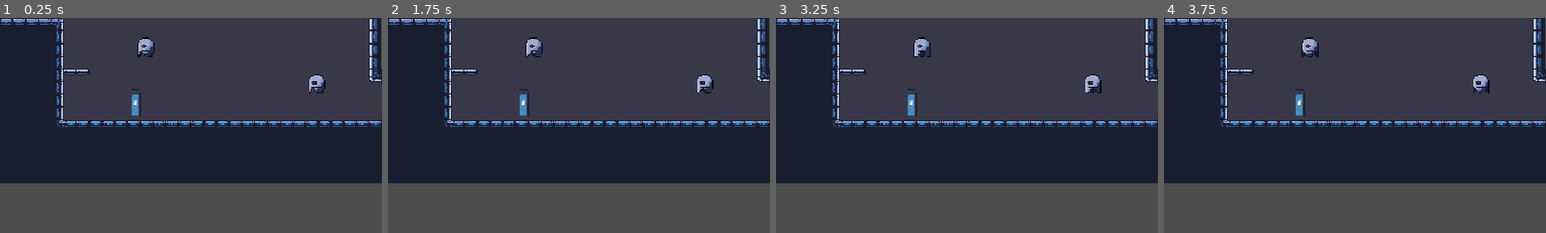
Above: before the commit, frames 1-4 (left to right).
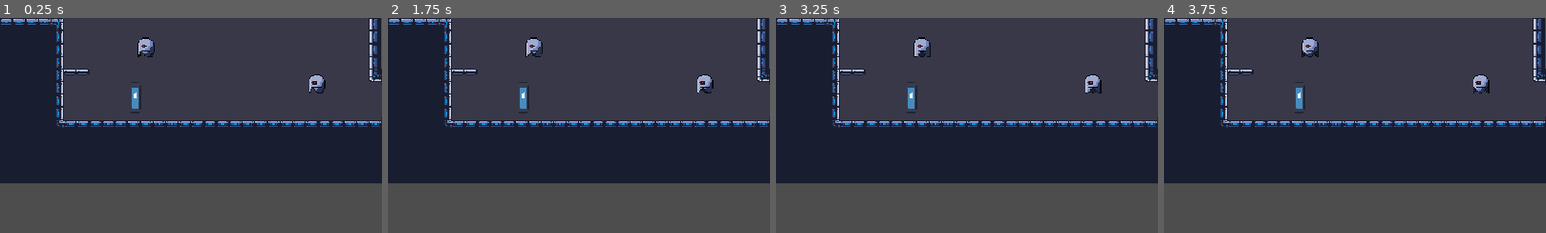
Above: after the commit, the same moments.

Repository: ygda-org/revolver
Game: Godot game, scene res://levels/finalized_levels/big_box.tscn
Same seed, same stepped clock (60 frames per second), same inputs: the game is played once before the commit and once after it. This scene is started directly instead of the project's main scene. The engine's default icon, where the game draws it, is replaced by a stand-in: a white triangle on a blue panel in a dark square. Sound files missing from this copy of the repository are replaced by a short silence.
Inputs (mouse positions are % of the whole screen's width and height, from its top left):
- Up to frame 1 (0.25 s): no input
- Up to frame 2 (1.75 s): tap Enter (ui_accept) at 0.5, 1.25 s; move the mouse to (72, 45) at 0.52 s; hold S (drop) 0.53-1.28 s; hold D (right) from 0.53 s (still down); tap Space (jump) at 0.77, 1.52 s; move the mouse to (30, 55) at 1.27 s; click (30, 55) at 1.35 s
- Up to frame 3 (3.25 s): tap Enter (ui_accept) at 2 s; move the mouse to (60, 28) at 2.02 s; release D (right) at 2.03 s; hold A (left) 2.03-2.78 s; hold S (drop) 2.03-2.78 s; move the mouse to (45, 70) at 2.77 s; hold D (right) from 2.78 s (still down); click (45, 70) at 2.85 s; tap Space (jump) at 3.02 s
- Up to frame 4 (3.75 s): keep holding D (right); move the mouse to (80, 65) at 3.52 s; hold S (drop) from 3.53 s (still down)
The pictures show only the part of the screen within x 0-50%, y 0-50%; the shares and areas given below are measured in that part.

The runs differ from the first frame. In frame 1, 0.1% of the frame differs, in the area x 34-37%, y 32-46%; in frame 2, 0.1%; in frame 3, 0.1%; in frame 4, 0.1%.
Error before the commit: Invalid access to property or key 'global_position' on a base object of type 'Nil'. (res://enemies/trishot/trishot.gd:15)
Error after the commit: Invalid access to property or key 'global_position' on a base object of type 'Nil'. (res://enemies/bouncy_enemy/bouncy_enemy.gd:17)

Commit message:
line of sightsfqwfqwfqw

Diff:
--- a/enemies/bouncy_enemy/bouncy_enemy.gd
+++ b/enemies/bouncy_enemy/bouncy_enemy.gd
@@ -14,12 +14,13 @@
 const DETECTION_RANGE = 200
 
 func _physics_process(delta):
+	$LineOfSight.target_position = GameState.player.global_position - global_position
 	if not is_on_floor():
 		velocity.y = move_toward(velocity.y, MAX_FALL_SPEED, GRAVITY * delta * gravity_curve.sample(abs(velocity.y/MAX_FALL_SPEED)))
 		velocity.x = speed * direction
 	else:
 		velocity.x = 0.0
-		if global_position.distance_to(GameState.player.global_position) < DETECTION_RANGE:
+		if global_position.distance_to(GameState.player.global_position) < DETECTION_RANGE and not $LineOfSight.is_colliding():
 			direction = sign(global_position.direction_to(GameState.player.global_position).x)
 		else:
 			direction = 0.0
--- a/enemies/bouncy_enemy/bouncy_enemy.tscn
+++ b/enemies/bouncy_enemy/bouncy_enemy.tscn
@@ -25,11 +25,14 @@
 shape = SubResource("RectangleShape2D_kegvi")
 
 [node name="JumpWindupTimer" type="Timer" parent="." unique_id=1871435803]
-wait_time = 1.0999999999999999
+wait_time = 1.1
 one_shot = true
 
 [node name="EnemyComponent" parent="." unique_id=920270805 instance=ExtResource("3_yw5vr")]
 health = 30
 repair_add_amount = 0.3
 
+[node name="LineOfSight" type="RayCast2D" parent="." unique_id=1800087248]
+collision_mask = 8
+
 [connection signal="timeout" from="JumpWindupTimer" to="." method="_on_jump_windup_timer_timeout"]
--- a/enemies/dash_enemy/dash_enemy.gd
+++ b/enemies/dash_enemy/dash_enemy.gd
@@ -34,6 +34,6 @@
 	move_and_slide()
 
 func hit():
-	var particles: CPUParticles2D = load("uid://sxegonprvhwk").instantiate()
+	var particles: CPUParticles2D = load("uid://cjjrsuqk6dbgq").instantiate()
 	get_parent().add_child(particles)
-	particles.global_position = global_position + Vector2(0, -4)
+	particles.global_position = global_position + Vector2(0, 7)
--- a/enemies/hit_particles/dash_hit_particles.tscn
+++ b/enemies/hit_particles/dash_hit_particles.tscn
@@ -11,8 +11,10 @@
 
 [node name="HitParticles" type="CPUParticles2D" unique_id=4053749]
 z_index = -1
+emitting = false
 amount = 32
 lifetime = 0.4
+one_shot = true
 explosiveness = 1.0
 emission_shape = 3
 emission_rect_extents = Vector2(15, 5)
--- /dev/null
+++ b/enemies/hit_particles/volcano_hit_particles.tscn
@@ -0,0 +1,36 @@
+[gd_scene format=3 uid="uid://bj2bmynw4swka"]
+
+[ext_resource type="Script" uid="uid://ba4r655ai5uvj" path="res://enemies/hit_particles/hit_particles.gd" id="1_m5gby"]
+
+[sub_resource type="Curve" id="Curve_nq6l0"]
+_data = [Vector2(0, 0), 0.0, 0.0, 0, 0, Vector2(0.14984709, 1), 0.0, 0.0, 0, 0, Vector2(1, 0), -2.7024803, 0.0, 0, 0]
+point_count = 3
+
+[sub_resource type="Gradient" id="Gradient_g8el5"]
+offsets = PackedFloat32Array(0, 0.16304348, 1)
+colors = PackedColorArray(0.804816, 0, 0.04194711, 1, 0.2382622, 0.2382622, 0.23826218, 1, 0.60933006, 0.6093301, 0.60933006, 1)
+
+[node name="HitParticles" type="CPUParticles2D" unique_id=4053749]
+z_index = -1
+emitting = false
+amount = 64
+lifetime = 0.4
+one_shot = true
+explosiveness = 1.0
+emission_shape = 1
+emission_sphere_radius = 15.0
+direction = Vector2(0, -1)
+spread = 60.0
+gravity = Vector2(0, 80)
+initial_velocity_min = 50.0
+initial_velocity_max = 50.0
+angular_velocity_max = 20.0
+angle_max = 90.0
+scale_amount_min = 1.5
+scale_amount_max = 2.5
+scale_amount_curve = SubResource("Curve_nq6l0")
+color = Color(0.21568628, 0.26666668, 0.43137255, 1)
+color_initial_ramp = SubResource("Gradient_g8el5")
+script = ExtResource("1_m5gby")
+
+[connection signal="finished" from="." to="." method="_on_finished"]
--- a/enemies/hit_particles/wall_hit_particles.tscn
+++ b/enemies/hit_particles/wall_hit_particles.tscn
@@ -11,8 +11,10 @@
 
 [node name="HitParticles" type="CPUParticles2D" unique_id=4053749]
 z_index = -1
+emitting = false
 amount = 64
 lifetime = 0.4
+one_shot = true
 explosiveness = 1.0
 emission_shape = 3
 emission_rect_extents = Vector2(17, 28)
--- a/enemies/trishot/trishot.tscn
+++ b/enemies/trishot/trishot.tscn
@@ -288,7 +288,7 @@
 repair_add_amount = 0.25
 
 [node name="ShotTimer" type="Timer" parent="." unique_id=1129894387]
-wait_time = 3.0
+wait_time = 2.0
 one_shot = true
 
 [node name="Indicator" type="AnimatedSprite2D" parent="." unique_id=1788836596]
--- a/enemies/volcano/volcano.gd
+++ b/enemies/volcano/volcano.gd
@@ -8,9 +8,13 @@
 const DETECTION_RANGE = 200
 const DESIRED_HEIGHT = 100
 
+func _ready():
+	$EnemyComponent.got_hit.connect(hit)
+
 func _physics_process(delta):
+	$LineOfSight.target_position = GameState.player.global_position - global_position
 	var dist: float = global_position.distance_to(GameState.player.global_position)
-	if dist < DETECTION_RANGE:
+	if dist < DETECTION_RANGE and not $LineOfSight.is_colliding():
 		# fighting
 		if $ShotTimer.is_stopped():
 			$ShotTimer.start()
@@ -33,3 +37,8 @@
 	pellet.velocity = shot_dir * 70
 	get_parent().add_child(pellet)
 	pellet.global_position = $Marker2D.global_position
+
+func hit():
+	var particles: CPUParticles2D = load("uid://bj2bmynw4swka").instantiate()
+	get_parent().add_child(particles)
+	particles.global_position = global_position
--- a/enemies/volcano/volcano.tscn
+++ b/enemies/volcano/volcano.tscn
@@ -65,9 +65,10 @@
 [node name="Anim" type="AnimatedSprite2D" parent="." unique_id=1054794283]
 sprite_frames = SubResource("SpriteFrames_wpd0l")
 autoplay = "default"
-frame_progress = 0.89609843
+frame_progress = 0.9286495
 
 [node name="CollisionShape2D" type="CollisionShape2D" parent="." unique_id=975602961]
+visible = false
 shape = SubResource("CircleShape2D_5kg8m")
 
 [node name="ShotTimer" type="Timer" parent="." unique_id=1249673974]
@@ -81,4 +82,7 @@
 [node name="Marker2D" type="Marker2D" parent="." unique_id=1473949926]
 position = Vector2(0, -13)
 
+[node name="LineOfSight" type="RayCast2D" parent="." unique_id=1207473398]
+collision_mask = 8
+
 [connection signal="timeout" from="ShotTimer" to="." method="_on_shot_timer_timeout"]
--- a/enemies/wall_enemy/wall_enemy.gd
+++ b/enemies/wall_enemy/wall_enemy.gd
@@ -62,6 +62,6 @@
 	wall.global_position = $SpawnPivot/SpawnPos.global_position
 
 func hit():
-	var particles: CPUParticles2D = load("uid://sxegonprvhwk").instantiate()
+	var particles: CPUParticles2D = load("uid://bytk0fxa7f4hw").instantiate()
 	get_parent().add_child(particles)
 	particles.global_position = global_position + Vector2(0, 8)
